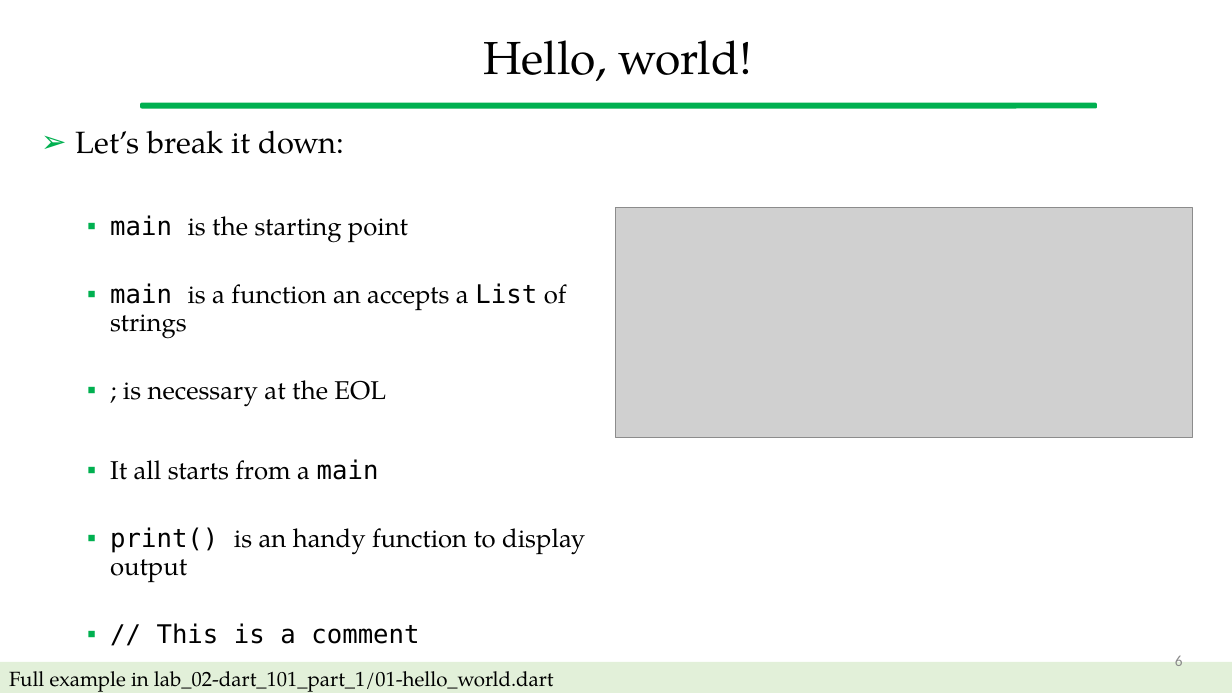
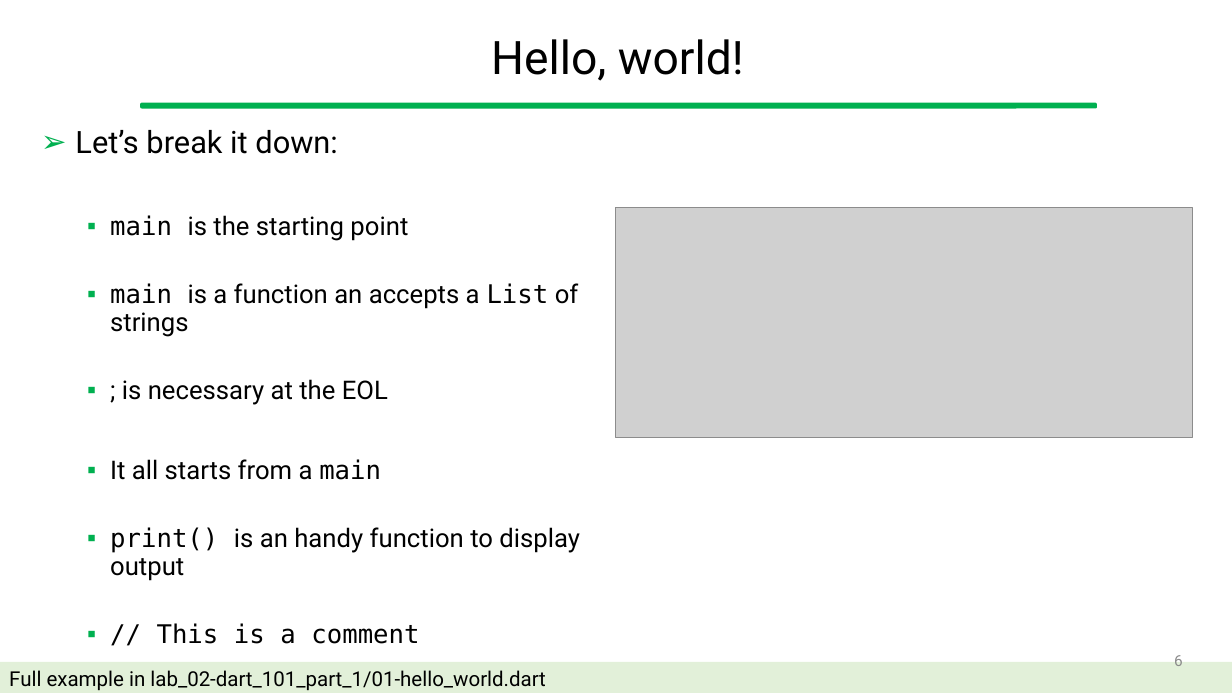
Before and after one commit to gcappon/bwthw, a slide deck: slide 6 of lab_02-dart_101_part_1/lab_02-dart_101_part_1.pptx. Drawn at 1232x693 pixels with LibreOffice and Linux fonts; fonts in the diff are those of the drawing; grey boxes stand for pictures. Boxes give left, top, right and bottom in pixels: in the first picture for what was removed or moved away, otherwise in the second. Text is boxed around its words. In the diff, an @@ line names an element or a change of style, - is before the commit and + after.

```diff
--- a/lab_02-dart_101_part_1/lab_02-dart_101_part_1.pptx
+++ b/lab_02-dart_101_part_1/lab_02-dart_101_part_1.pptx
@@ title "Hello, world!" at (491, 39, 744, 81): font TeX Gyre Pagella to Roboto @@
@@ text at (75, 130, 580, 581): font TeX Gyre Pagella to Roboto in "Let’s break it down:", "is the starting point", "is a function an accepts a of ...", "; is necessary at the EOL" and 2 more places @@
@@ page number at (1174, 655, 1183, 666): font Calibri to Roboto @@
@@ rectangle "Full example in lab_02-dart_101_part_1/01-hello_world.dart" at (0, 662, 1232, 693): font TeX Gyre Pagella to Roboto @@
```
Also in this commit, not shown: 49 other slides changed, 3 other files.
